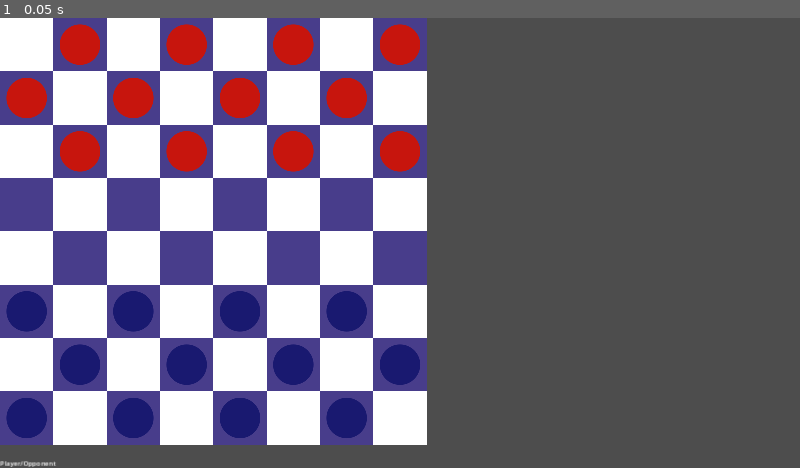
Above: before the commit, frame 1.
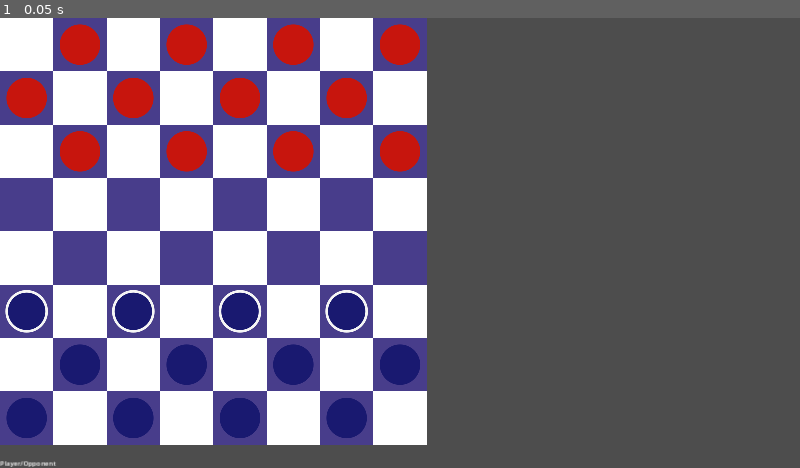
Above: after the commit, the same moment.

Repository: mattsullentrup/godot-checkers
Game: Godot game, scene res://rewrite/level/level.tscn
The game is run twice, just before and just after one commit, with the same random seed, the same clock (stepped at 60 frames per second) and the same inputs.
Inputs:
- Up to frame 1 (0.05 s): no input

The runs differ from the first frame. In frame 1, 0.4% of the frame differs, in the area x 0-46%, y 60-70%.

Commit message:
Add unit highlight code inside unit visuals script

Diff:
--- a/9_10_24_checkers/rewrite/level/cell_highlights.gd
+++ b/9_10_24_checkers/rewrite/level/cell_highlights.gd
@@ -1,9 +1,10 @@
 extends Node2D
 
 
-func _ready() -> void:
-	EventBus.show_selectable_player_units.connect(_highlight_moveable_units)
-
-
-func _highlight_moveable_units(unit_positions: Array[Vector2i]) -> void:
-	pass
+#func _ready() -> void:
+	#EventBus.show_selectable_player_units.connect(_highlight_moveable_units)
+#
+#
+#func _highlight_moveable_units(unit_positions: Array[Vector2i]) -> void:
+	#for pos in unit_positions:
+		#draw_circle(pos, 48)
--- a/9_10_24_checkers/rewrite/level/level.tscn
+++ b/9_10_24_checkers/rewrite/level/level.tscn
@@ -1,8 +1,7 @@
-[gd_scene load_steps=7 format=3 uid="uid://7rng3jsdgwhx"]
+[gd_scene load_steps=6 format=3 uid="uid://7rng3jsdgwhx"]
 
 [ext_resource type="Script" path="res://rewrite/level/level.gd" id="1_25vf3"]
 [ext_resource type="Script" path="res://rewrite/level/level_generator.gd" id="1_pjm2a"]
-[ext_resource type="Script" path="res://rewrite/level/cell_highlights.gd" id="3_bchig"]
 [ext_resource type="Script" path="res://rewrite/units/units_container.gd" id="3_tg5mk"]
 [ext_resource type="Script" path="res://rewrite/units/unit_group.gd" id="4_a64pc"]
 [ext_resource type="Script" path="res://rewrite/ui/ui.gd" id="6_rd7dn"]
@@ -15,7 +14,6 @@
 script = ExtResource("1_pjm2a")
 
 [node name="CellHighlights" type="Node2D" parent="."]
-script = ExtResource("3_bchig")
 
 [node name="Units" type="Node2D" parent="."]
 unique_name_in_owner = true
--- a/9_10_24_checkers/rewrite/units/unit/unit.gd
+++ b/9_10_24_checkers/rewrite/units/unit/unit.gd
@@ -9,3 +9,4 @@
 var cell: Vector2i
 var directions: Array[Globals.Direction]
 var color: Color
+var can_move := false
--- a/9_10_24_checkers/rewrite/units/unit/unit_visuals.gd
+++ b/9_10_24_checkers/rewrite/units/unit/unit_visuals.gd
@@ -1,3 +1,4 @@
+class_name UnitVisuals
 extends Node2D
 
 
@@ -6,11 +7,16 @@
 @warning_ignore("integer_division")
 const OFFSET = Vector2i(Globals.CELL_SIZE / 2, Globals.CELL_SIZE / 2)
 
+@onready var _parent: Unit = get_parent()
+
 
 func _draw() -> void:
 	var color: Color = get_parent().color
 	draw_circle(OFFSET, RADIUS, color, true, -1, true)
 
+	if _parent.can_move:
+		draw_circle(OFFSET, RADIUS, Color.WHITE_SMOKE, false, WIDTH, true)
+
 
 func _process(_delta: float) -> void:
 	queue_redraw()
--- a/9_10_24_checkers/rewrite/units/unit_group.gd
+++ b/9_10_24_checkers/rewrite/units/unit_group.gd
@@ -45,16 +45,16 @@
 
 
 func take_turn() -> void:
-	_get_moveable_units()
 	if _current_unit:
 		_disconnect_current_unit_signal()
 	EventBus.clear_cell_highlights.emit()
 	_current_unit = null
 
-	var cells: Array = moveable_units.map(func(unit: Unit) -> Vector2i: return unit.cell)
-	var typed_cells: Array[Vector2i]
-	typed_cells.assign(cells)
-	EventBus.show_selectable_player_units.emit(typed_cells)
+	_get_moveable_units()
+	#var cells: Array = moveable_units.map(func(unit: Unit) -> Vector2i: return unit.cell)
+	#var typed_cells: Array[Vector2i]
+	#typed_cells.assign(cells)
+	#EventBus.show_selectable_player_units.emit(typed_cells)
 
 
 func _end_turn() -> void:
@@ -67,6 +67,7 @@
 	for unit: Unit in units:
 		if _can_unit_move(unit, unit.directions):
 			moveable_units.append(unit)
+			unit.can_move = true
 
 
 func _can_unit_move(unit: Unit, directions: Array[Globals.Direction]) -> bool:
@@ -79,6 +80,7 @@
 		):
 			can_move_either_direction.append(false)
 			continue
+
 		can_move_either_direction.append(true)
 
 	return true in can_move_either_direction
